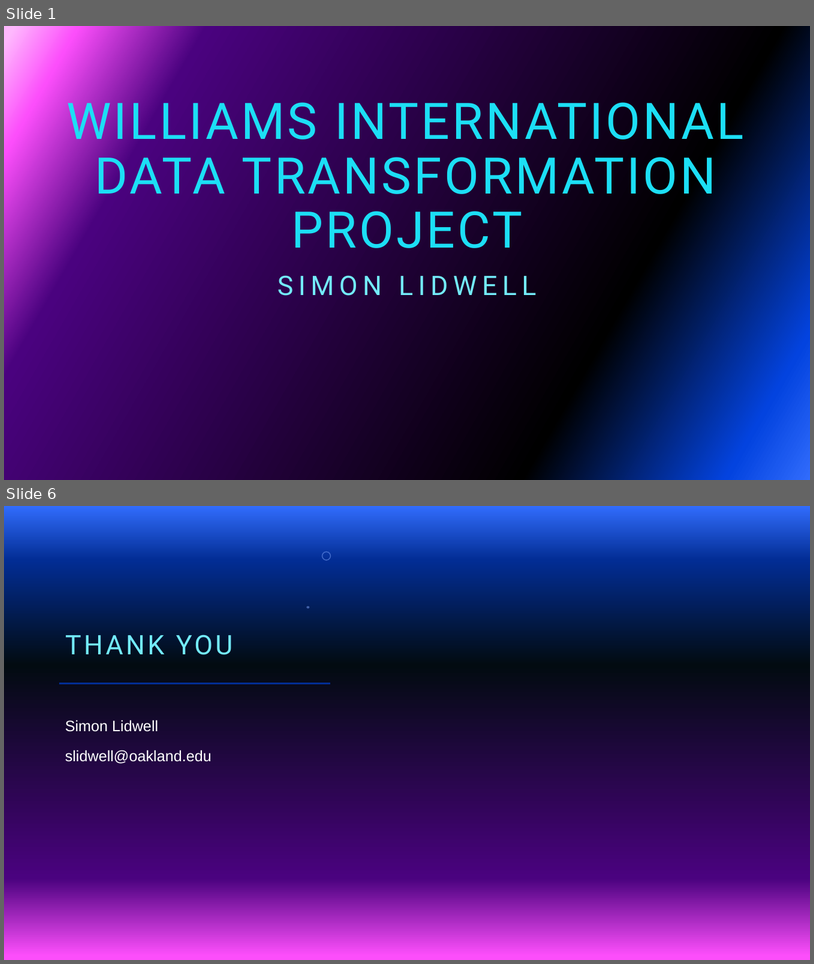
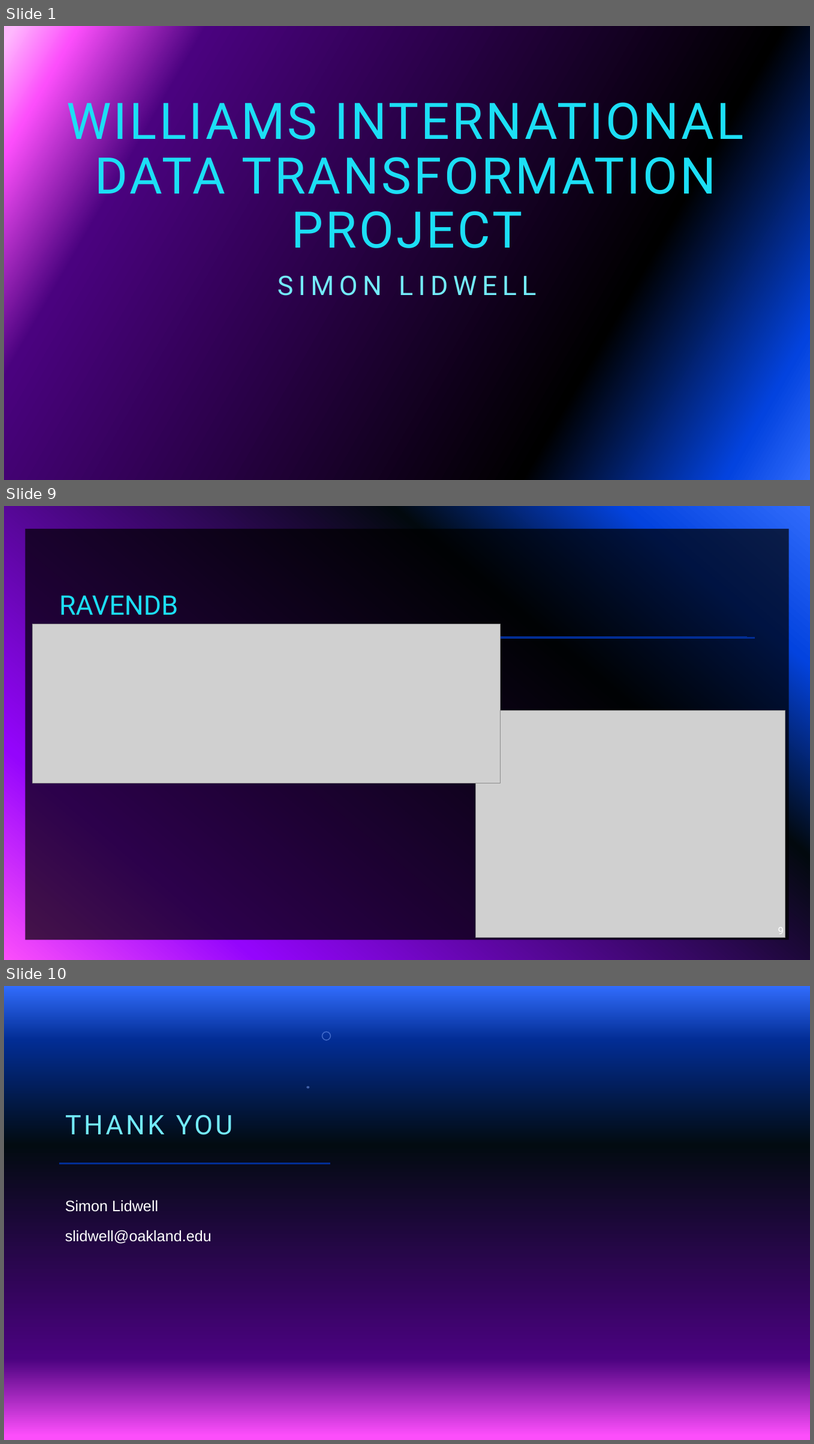
Before and after one commit to slidwell44/MIS6940_finalProject, a slide deck: docs/powerpoint/Technical - WI Data Lake.pptx. Shown one above the other, each under a label of ours: slides 1 and 6 before the commit, slides 1, 9 and 10 after it; the slides between them are not shown. The pictures are 814x964 and 814x1444 pixels, drawn with LibreOffice and Linux fonts; fonts in the diff are those of the drawing; grey boxes stand for pictures; background and template pictures are left out. Boxes give left, top, right and bottom in pixels: in the first picture for what was removed or moved away, otherwise in the second. Text is boxed around its words. In the diff, an @@ line names an element or a change of style, - is before the commit and + after.

```diff
--- a/docs/powerpoint/Technical - WI Data Lake.pptx
+++ b/docs/powerpoint/Technical - WI Data Lake.pptx
@@ slide 9 added at bbox=[4, 506, 810, 960], background gradient #316CFC to #0343DF to #02090E to #9405FC to #FC4EFB @@
@@ rectangle added at bbox=[25, 529, 789, 940], fill #000000 at 70% opacity @@
@@ title added at bbox=[59, 595, 178, 615], 32 pt, text #1CDFF5 @@
+RAVENDB
@@ picture added at bbox=[32, 624, 501, 783] @@
@@ line added from (57, 638) to (755, 638), #9405FC 2 pt @@
@@ line added from (57, 637) to (748, 637), #9405FC 2 pt @@
@@ picture added at bbox=[476, 711, 786, 937] @@
@@ page number added at bbox=[779, 927, 784, 934], 12 pt, text #FFFFFF @@
+9
@@ what was slide 6 is now slide 10 @@
```
Also in this commit, not shown: 1 slide changed, 6 other slides added, 3 slides removed.
